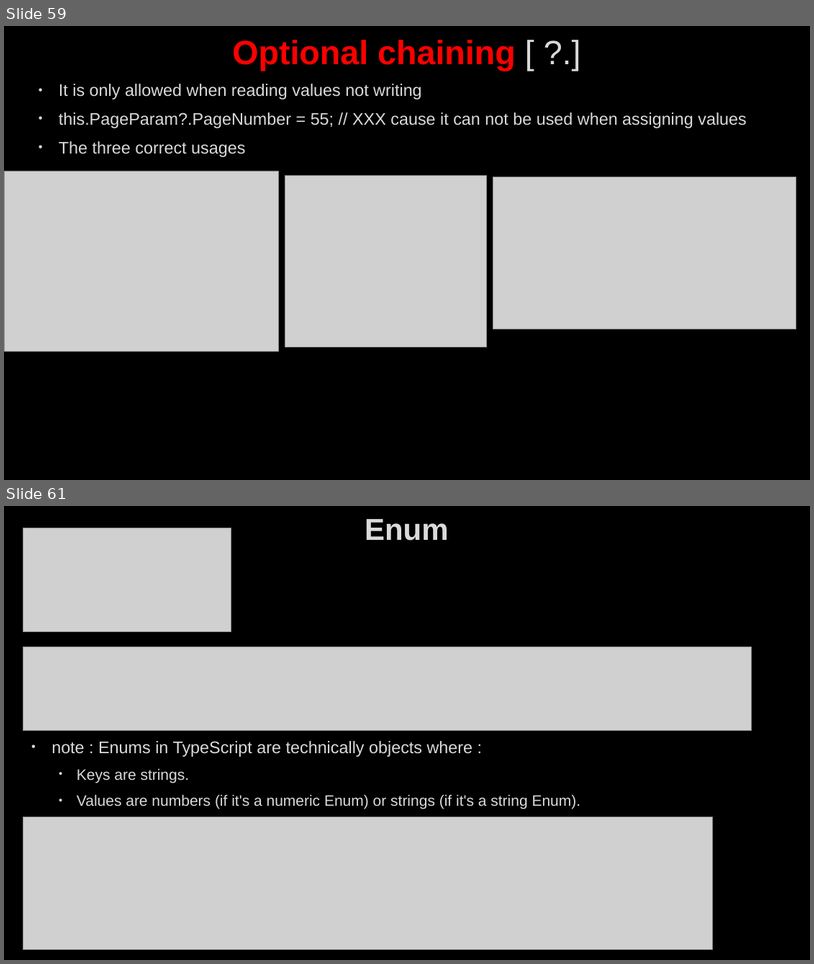
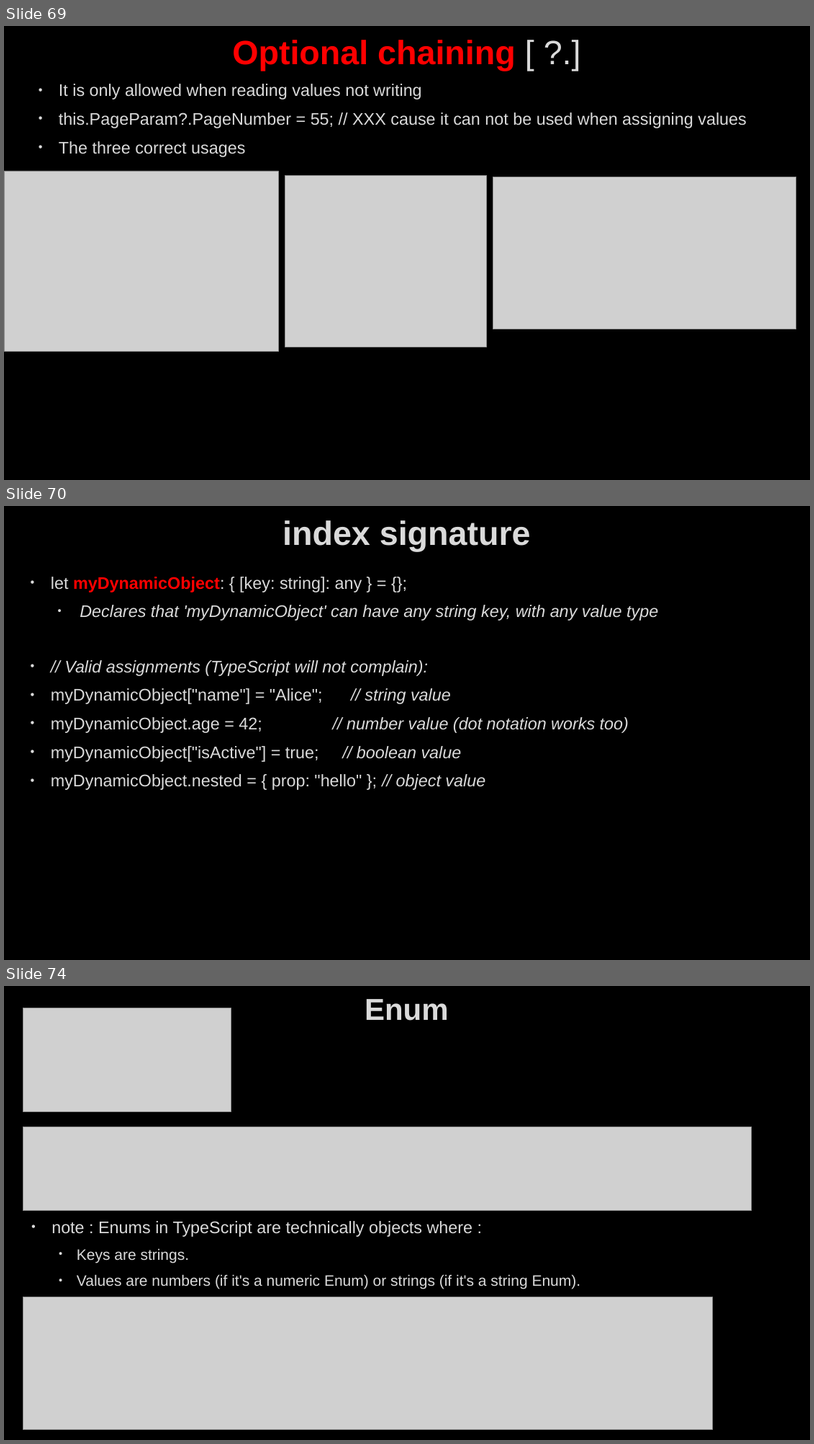
Before and after one commit to AhmedMohamedSamir1/Summary, a slide deck: Angular & type script/Angular.pptx. Shown one above the other, each under a label of ours: slides 59 and 61 before the commit, slides 69, 70 and 74 after it; the slides between them are not shown. The pictures are 814x964 and 814x1444 pixels, drawn with LibreOffice and Linux fonts; fonts in the diff are those of the drawing; grey boxes stand for pictures; background and template pictures are left out. Boxes give left, top, right and bottom in pixels: in the first picture for what was removed or moved away, otherwise in the second. Text is boxed around its words. In the diff, an @@ line names an element or a change of style, - is before the commit and + after.

```diff
--- a/Angular & type script/Angular.pptx
+++ b/Angular & type script/Angular.pptx
@@ slide 70 added at (4, 506, 810, 960), background picture (left out) @@
@@ title added at (283, 520, 531, 551), 40 pt, text #DADADA, bold @@
+index signature
@@ text added at (51, 577, 658, 790), 20 pt, text #DADADA, italic @@
+• let myDynamicObject: { [key: string]: any } = {};
+  • Declares that 'myDynamicObject' can have any string key, with any value type
+• // Valid assignments (TypeScript will not complain):
+• myDynamicObject["name"] = "Alice"; // string value
+• myDynamicObject.age = 42; // number value (dot notation works too)
+• myDynamicObject["isActive"] = true; // boolean value
+• myDynamicObject.nested = { prop: "hello" }; // object value
@@ what was slide 59 is now slide 69 @@
@@ what was slide 61 is now slide 74 @@
```
Also in this commit, not shown: 9 slides changed, 20 other slides added, 8 slides removed, 11 other files.
